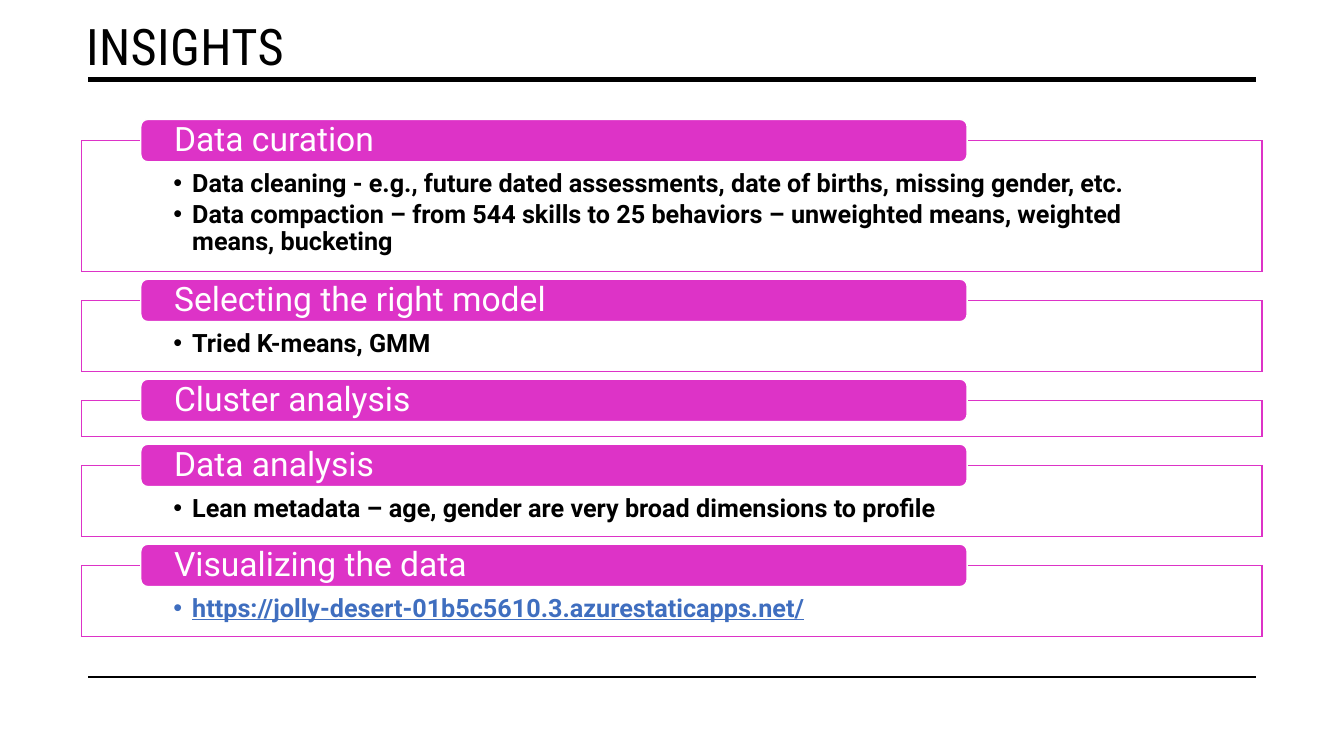
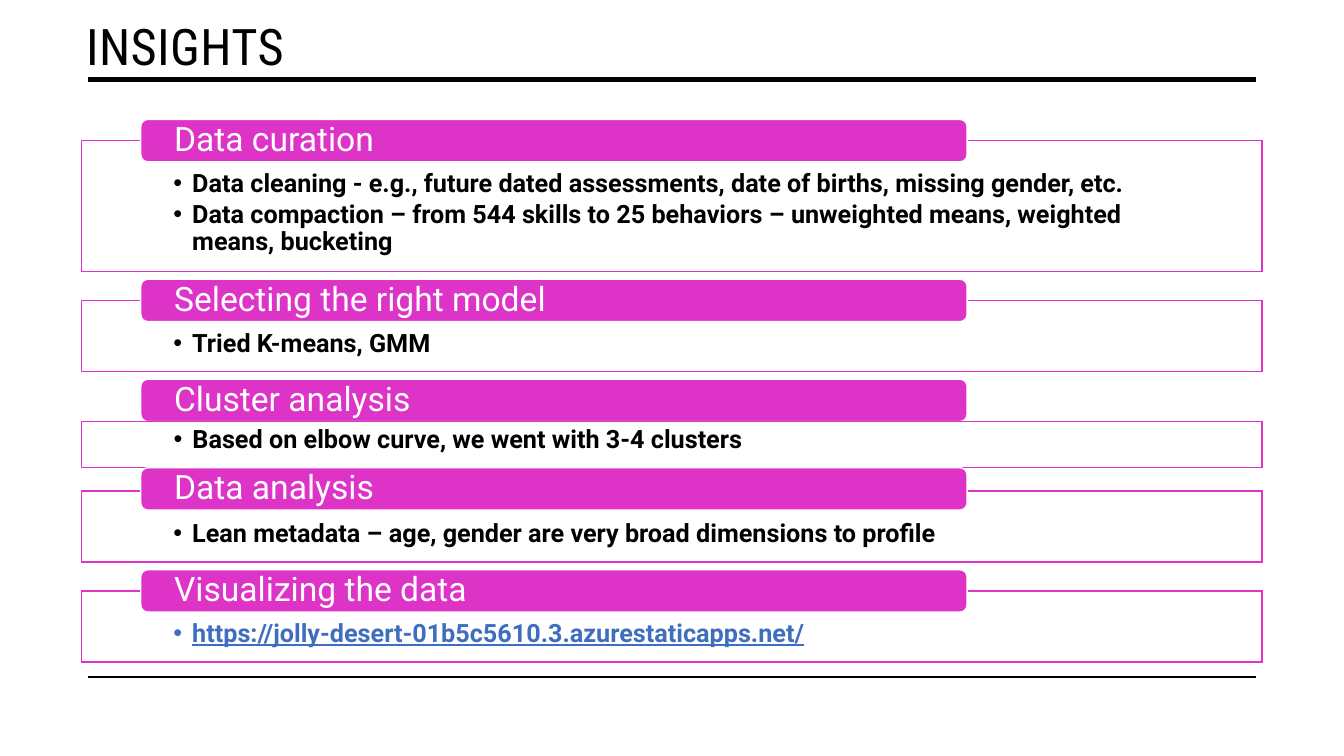
Before and after one commit to fsi-hack4autism/ML-To-Transform-Learner-Outcomes, a slide deck: slide 5 of presentation/Autism_hackathon_01.pptx. Drawn at 1344x756 pixels with LibreOffice and Linux fonts; fonts in the diff are those of the drawing. Boxes give left, top, right and bottom in pixels: in the first picture for what was removed or moved away, otherwise in the second. Text is boxed around its words. In the diff, an @@ line names an element or a change of style, - is before the commit and + after.

```diff
--- a/presentation/Autism_hackathon_01.pptx
+++ b/presentation/Autism_hackathon_01.pptx
@@ rectangle "Based on elbow curve, we ...": place and size @@
-rectangle "Based on elbow curve, we ..." at (82,400,1262,437)
+rectangle "Based on elbow curve, we ..." at (82,421,1262,468)
@@ text in rectangle at (192,429,742,453): text added @@
+      • Based on elbow curve, we went with 3-4 clusters
@@ 4 freeform shapes: place and size @@
-4 freeform shapes at (82,445,1262,637)
+4 freeform shapes at (82,468,1262,662)
```
